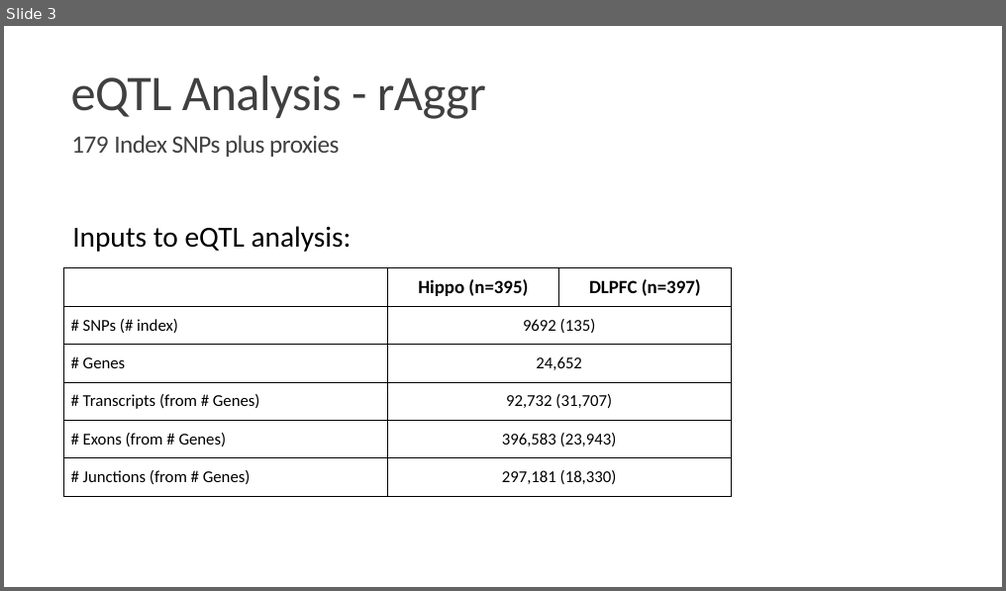
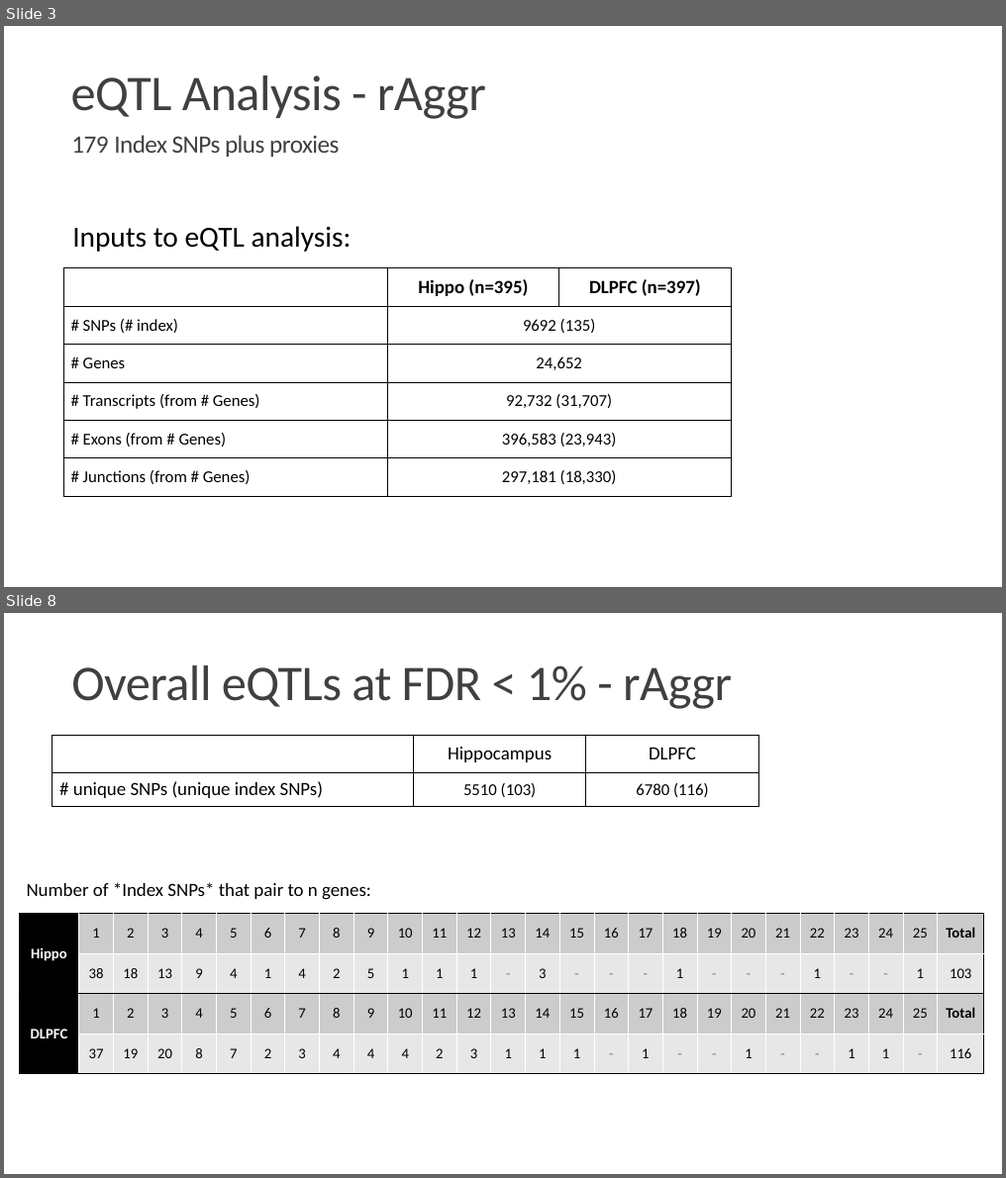
Before and after one commit to LieberInstitute/brainseq_phase2, a slide deck: eQTL_GWAS_riskSNPs/raggr_results_tables.pptx. Shown one above the other, each under a label of ours: slide 3 before the commit, slides 3 and 8 after it; the slides between them are not shown. The pictures are 1006x591 and 1006x1178 pixels, drawn with LibreOffice and Linux fonts; fonts in the diff are those of the drawing. Boxes give left, top, right and bottom in pixels: in the first picture for what was removed or moved away, otherwise in the second. Text is boxed around its words. In the diff, an @@ line names an element or a change of style, - is before the commit and + after.

Commit message:
Updated IndexSNP numbers in powerpoint

```diff
--- a/eQTL_GWAS_riskSNPs/raggr_results_tables.pptx
+++ b/eQTL_GWAS_riskSNPs/raggr_results_tables.pptx
@@ slide 8 added at [4,613,1002,1174], background #FFFFFF @@
@@ title added at [71,665,732,709], 48 pt, text #404040 @@
+Overall eQTLs at FDR < 1% - rAggr
@@ table added at [52,735,759,807], 2 rows, 3 columns @@
+ | Hippocampus | DLPFC
+# unique SNPs (unique index SNPs) | 5510 (103) | 6780 (116)
@@ text added at [27,882,371,900], 18 pt, text #000000 @@
+Number of *Index SNPs* that pair to n genes:
@@ table added at [19,914,986,1074], 4 rows, 27 columns @@
+Hippo | 1 | 2 | 3 | 4 | 5 | 6 | 7 | 8 | 9 | 10 | 11 | 12 | 13 | 14 | 15 | 16 | 17 | 18 | 19 | 20 | 21 | 22 | 23 | 24 | 25 | Total
+ | 38 | 18 | 13 | 9 | 4 | 1 | 4 | 2 | 5 | 1 | 1 | 1 | - | 3 | - | - | - | 1 | - | - | - | 1 | - | - | 1 | 103
+DLPFC | 1 | 2 | 3 | 4 | 5 | 6 | 7 | 8 | 9 | 10 | 11 | 12 | 13 | 14 | 15 | 16 | 17 | 18 | 19 | 20 | 21 | 22 | 23 | 24 | 25 | Total
+ | 37 | 19 | 20 | 8 | 7 | 2 | 3 | 4 | 4 | 4 | 2 | 3 | 1 | 1 | 1 | - | 1 | - | - | 1 | - | - | 1 | 1 | - | 116
```
Also in this commit, not shown: 4 slides changed, 7 other files.
